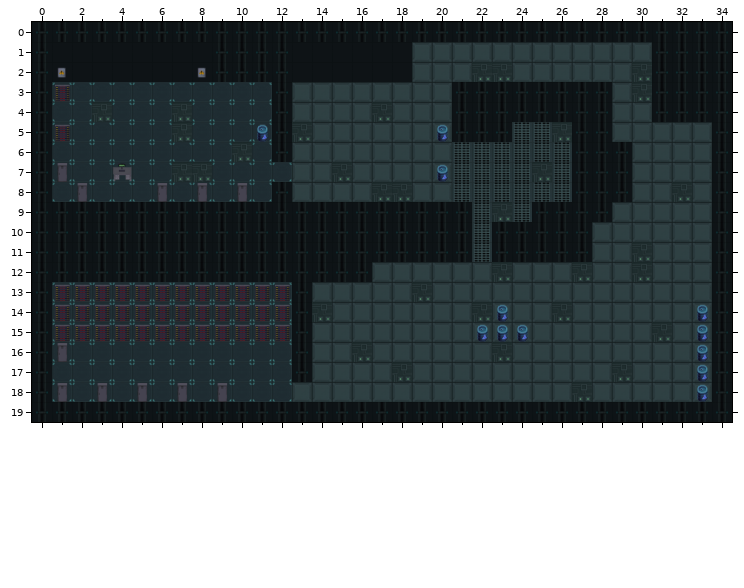
An edit to a level. Tiled map, assets/maps/tutorial_mapa.tmx. The picture above was drawn from the file before the commit.
Cells are 111x111 px. Shown: x 0..34, y 0..19.
The same view after the edit:
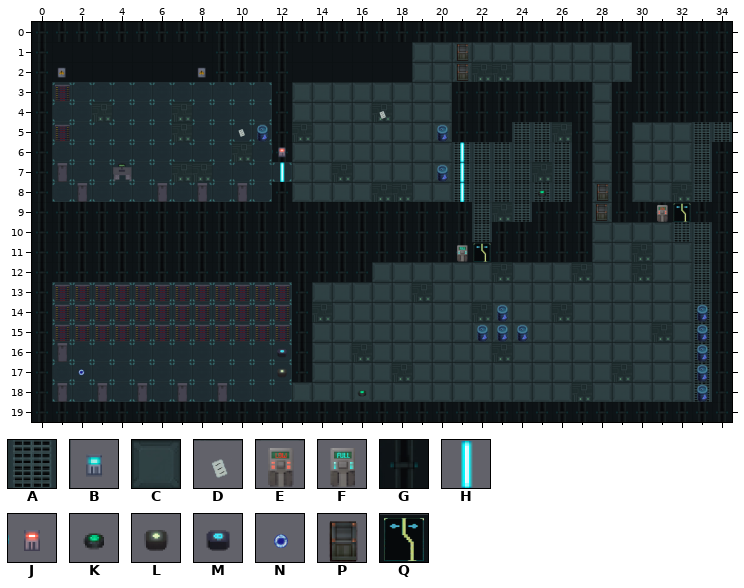
Key: from "Tilemap2": A 3, B 4, C 8, D 10, E 11, F 12, G 14, H 15, J 17, K 18, L 19, M 20, N 21, P 22, Q 23.
_ is an empty cell, # one hidden under a higher layer, . an unchanged one.
Objects are placed by their top-left corner, in cells (3,4 is the top-left corner of cell 3,4); size is 1x1 cell unless given.
What changed:
--- layer "floor"
@@ x 32..34 @@
- 5 .C#
- 6 .C.
- 7 .C.
- 8 .C.
- 9 .C.
-10 CC.
-11 .C.
-12 .C.
-13 .C.
-14 .C.
-15 .C.
-16 .C.
-17 .C.
-18 .C.
+ 5 .AA
+ 6 .A.
+ 7 .A.
+ 8 .A.
+ 9 .#.
+10 AA.
+11 .A.
+12 .A.
+13 .A.
+14 .A.
+15 .A.
+16 .A.
+17 .A.
+18 .A.
--- layer "wall"
@@ x 28..34 @@
- 1 .._....
- 2 .._....
- 3 G__....
- 4 G__....
- 5 G_....G
- 6 G......
- 7 G......
- 8 G......
- 9 G___._.
+ 1 ..G....
+ 2 ..G....
+ 3 _GG....
+ 4 _GG....
+ 5 _G...._
+ 6 _......
+ 7 _......
+ 8 _......
+ 9 _GGG.G.
--- layer "extra"
@@ x 12..12 @@
- 6 _
+ 6 B
@@ x 31..31 @@
- 9 _
+ 9 F
@@ x 21..21 @@
-11 _
+11 F
--- layer "objects"
+P at 21,1
+P at 21,2
+D "Note" at 17,4
+D "Note" at 9.9,4.9
+J "Console" at 12,6
+H "Laser2" at 21,6
+H "Laser" at 12,7
+H "Laser2" at 21,7
+P at 28,8
+K "Battery" at 25,8
+H "Laser2" at 21,8
+P at 28,8.9
+Q at 32,9
+E "BatteryStructure" at 31,9
+Q "Door" at 22,11
+M "ShieldKit" at 12,16
+N "Coin" at 2,16.9
+L "HealthKit" at 12,17
+K "Battery" at 16,18
